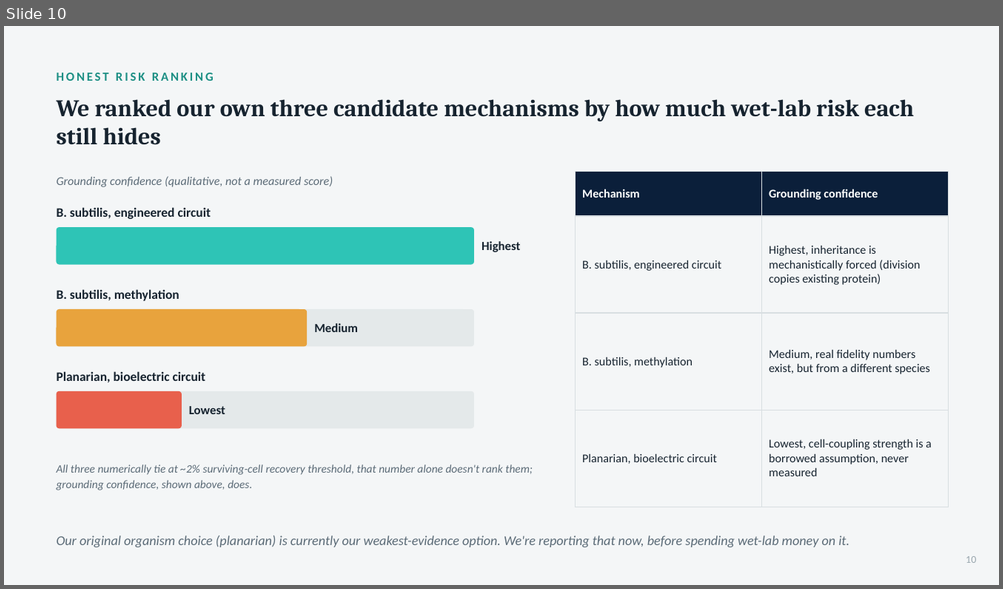
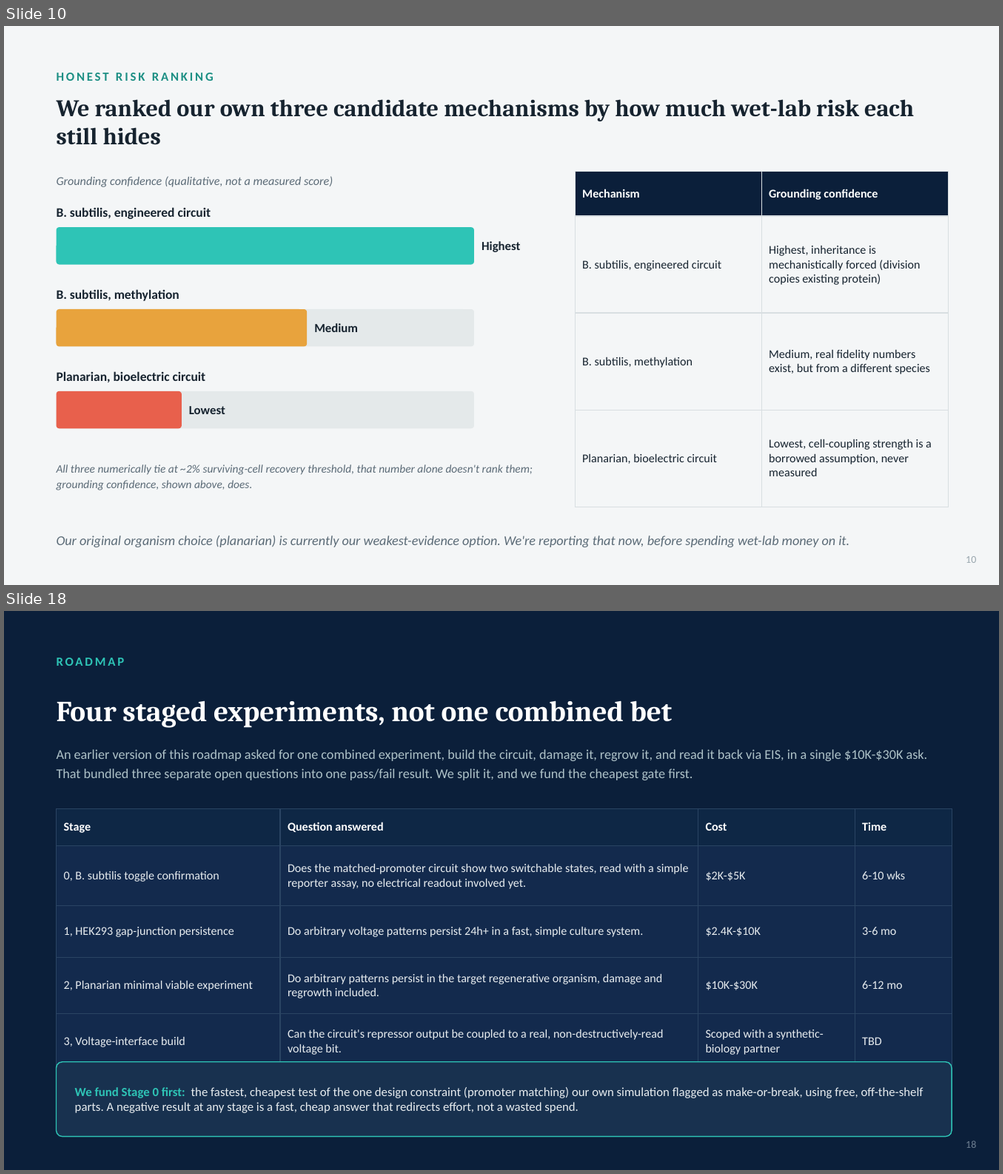
Before and after one commit to rewired89/Acheron, a slide deck: docs/pitch/Acheron_Pitch_Deck.pptx. Shown one above the other, each under a label of ours: slide 10 before the commit, slides 10 and 18 after it; the slides between them are not shown. The pictures are 1003x589 and 1003x1174 pixels, drawn with LibreOffice and Linux fonts; fonts in the diff are those of the drawing. Boxes give left, top, right and bottom in pixels: in the first picture for what was removed or moved away, otherwise in the second. Text is boxed around its words. In the diff, an @@ line names an element or a change of style, - is before the commit and + after.

```diff
--- a/docs/pitch/Acheron_Pitch_Deck.pptx
+++ b/docs/pitch/Acheron_Pitch_Deck.pptx
@@ slide 18 added at (4, 611, 999, 1170), background #0B1F3A @@
@@ text added at (57, 658, 125, 666), 12 pt, text #2EC4B6, bold @@
+ROADMAP
@@ text added at (57, 701, 672, 728), 28 pt, text #FFFFFF, bold @@
+Four staged experiments, not one combined bet
@@ text added at (57, 749, 928, 780), 13 pt, text #AEC2C8 @@
+An earlier version of this roadmap asked for one combined experiment, build the circuit, damage it, regrow it, and read it back via EIS, in a single $10K-$30K ask. That bundled three separate open questions into one pass/fail result. We split it, and we fund the cheapest gate first.
@@ table added at (57, 809, 951, 1058), 5 rows, 4 columns @@
+Stage | Question answered | Cost | Time
+0, B. subtilis toggle confirmation | Does the matched-promoter circuit show two switchable states, read with a simple reporter assay, no electrical readout involved yet. | $2K-$5K | 6-10 wks
+1, HEK293 gap-junction persistence | Do arbitrary voltage patterns persist 24h+ in a fast, simple culture system. | $2.4K-$10K | 3-6 mo
+2, Planarian minimal viable experiment | Do arbitrary patterns persist in the target regenerative organism, damage and regrowth included. | $10K-$30K | 6-12 mo
+3, Voltage-interface build | Can the circuit's repressor output be coupled to a real, non-destructively-read voltage bit. | Scoped with a synthetic-biology partner | TBD
@@ rounded rectangle added at (57, 1062, 951, 1137), fill #18314F, outline #2EC4B6 1 pt @@
@@ text added at (75, 1088, 923, 1113), 12 pt, text #E7ECEF @@
+We fund Stage 0 first: the fastest, cheapest test of the one design constraint (promoter matching) our own simulation flagged as make-or-break, using free, off-the-shelf parts. A negative result at any stage is a fast, cheap answer that redirects effort, not a wasted spend.
@@ text added at (965, 1141, 976, 1148), 10 pt, text #6E7F91 @@
+18
```
Also in this commit, not shown: 9 slides changed, 2 other slides added, 1 slide removed, 2 other files.
